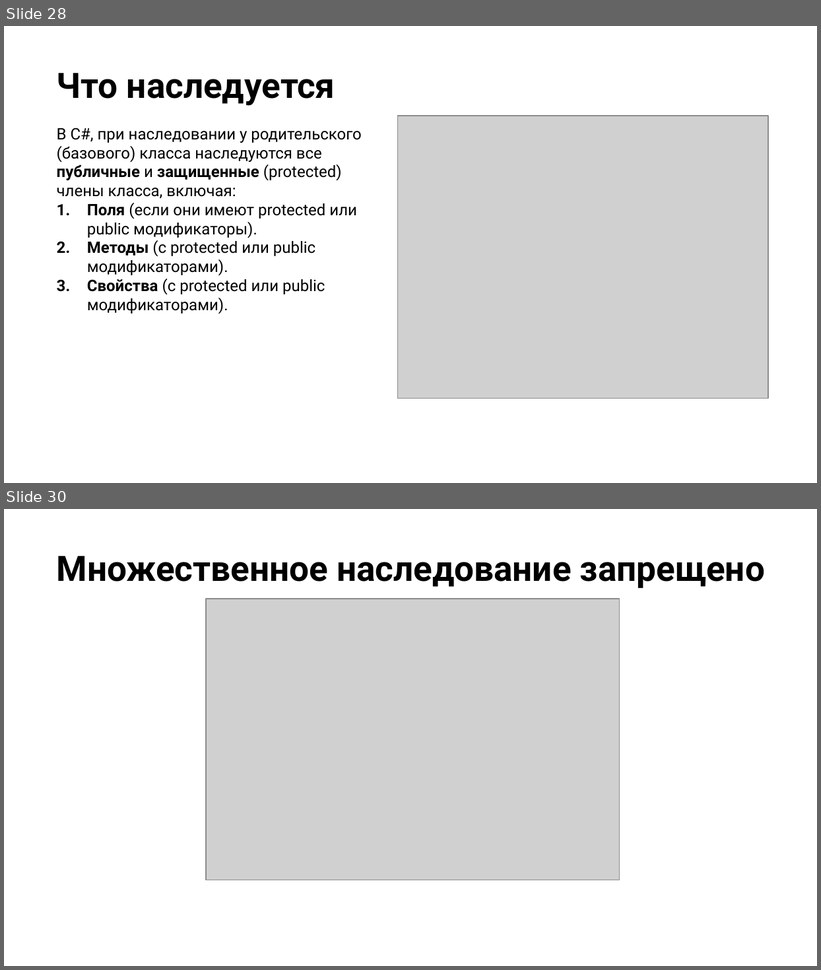
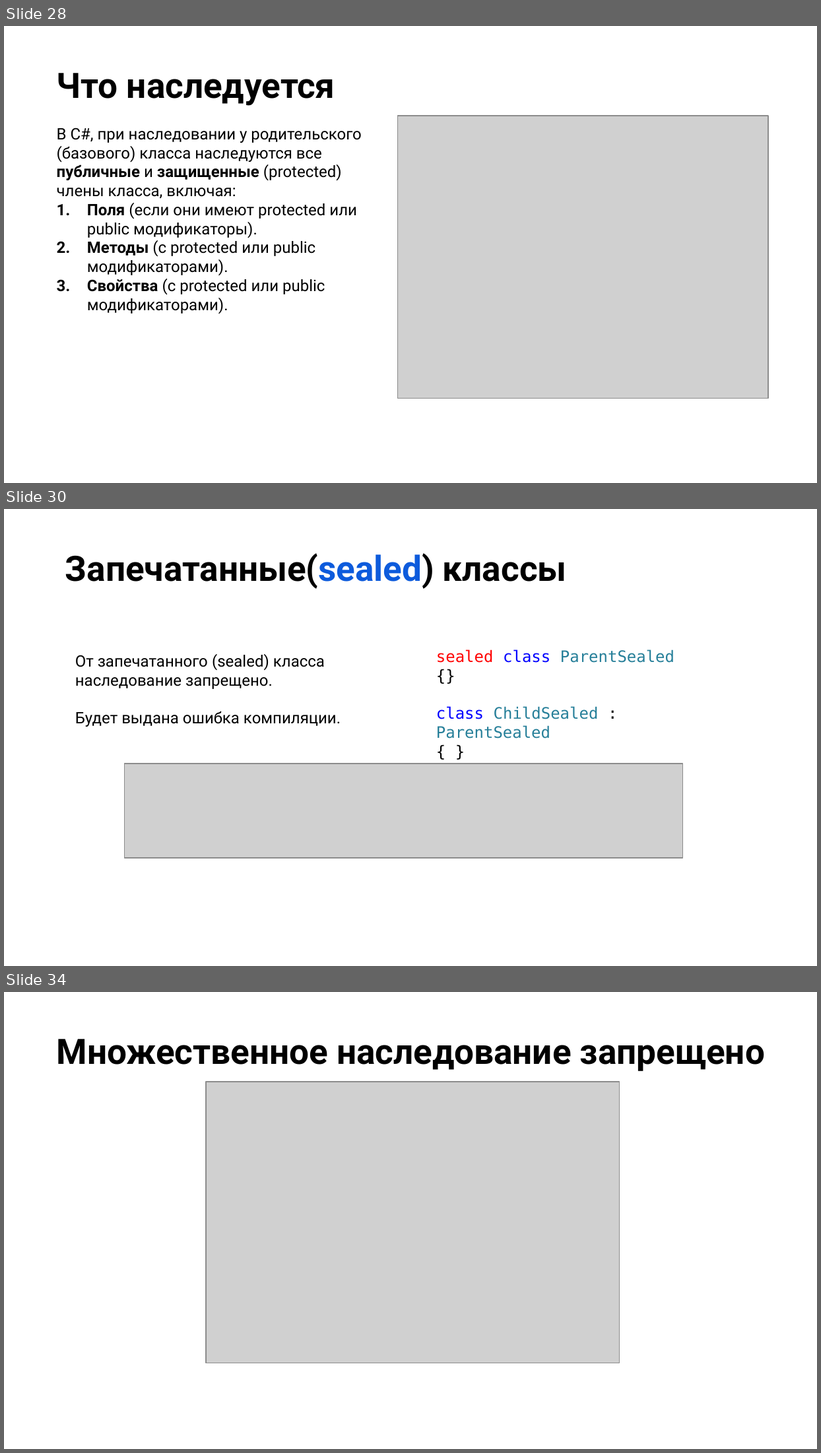
Before and after one commit to NilovPavel/OOP, a slide deck: ООПp.1.pptx. Shown one above the other, each under a label of ours: slides 28 and 30 before the commit, slides 28, 30 and 34 after it; the slides between them are not shown. The pictures are 821x970 and 821x1453 pixels, drawn with LibreOffice and Linux fonts; fonts in the diff are those of the drawing; grey boxes stand for pictures; background and template pictures are left out. Boxes give left, top, right and bottom in pixels: in the first picture for what was removed or moved away, otherwise in the second. Text is boxed around its words. In the diff, an @@ line names an element or a change of style, - is before the commit and + after.

```diff
--- a/ООПp.1.pptx
+++ b/ООПp.1.pptx
@@ slide 30 added at box(4, 509, 817, 966), background picture (left out) @@
@@ title added at box(65, 553, 567, 589), 31 pt, text #000000, bold @@
+Запечатанные(sealed) классы
@@ text added at box(75, 654, 341, 727), 14 pt, text #000000 @@
+От запечатанного (sealed) класса наследование запрещено.
+Будет выдана ошибка компиляции.
@@ text added at box(436, 650, 675, 739), 14 pt, text #267F99 @@
+sealed class ParentSealed
+{}
+class ChildSealed : ParentSealed
+{ }
@@ picture added at box(124, 764, 683, 858) @@
@@ what was slide 30 is now slide 34 @@
```
Also in this commit, not shown: 3 slides changed, 3 other slides added, 14 other files.
